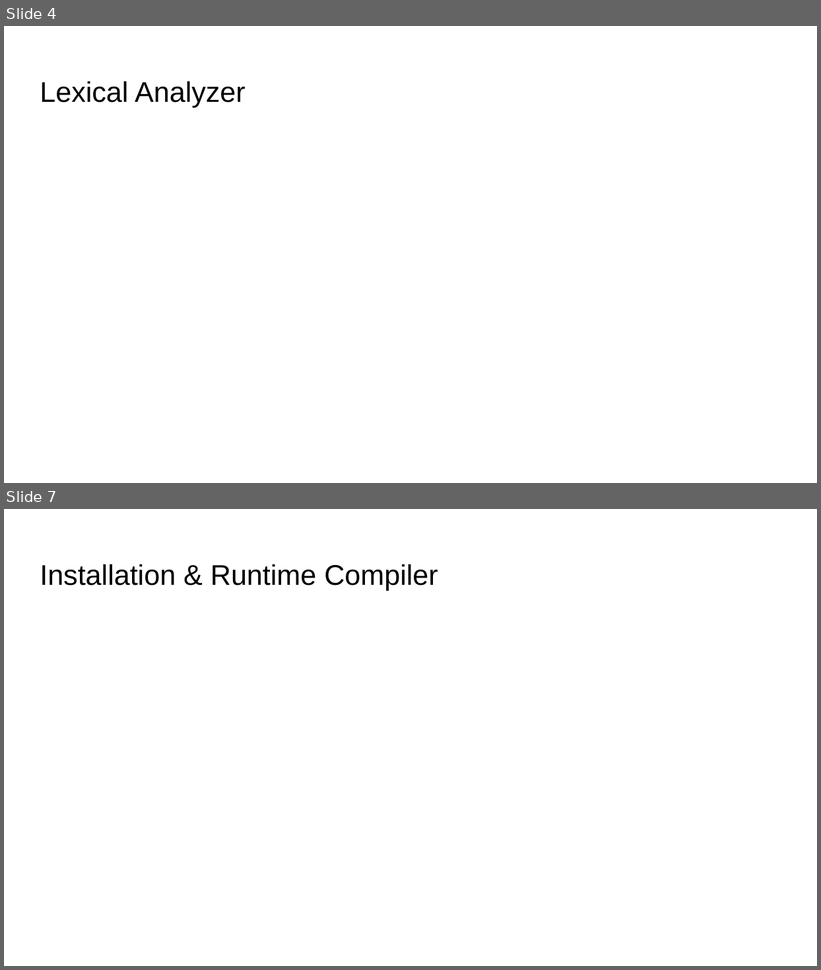
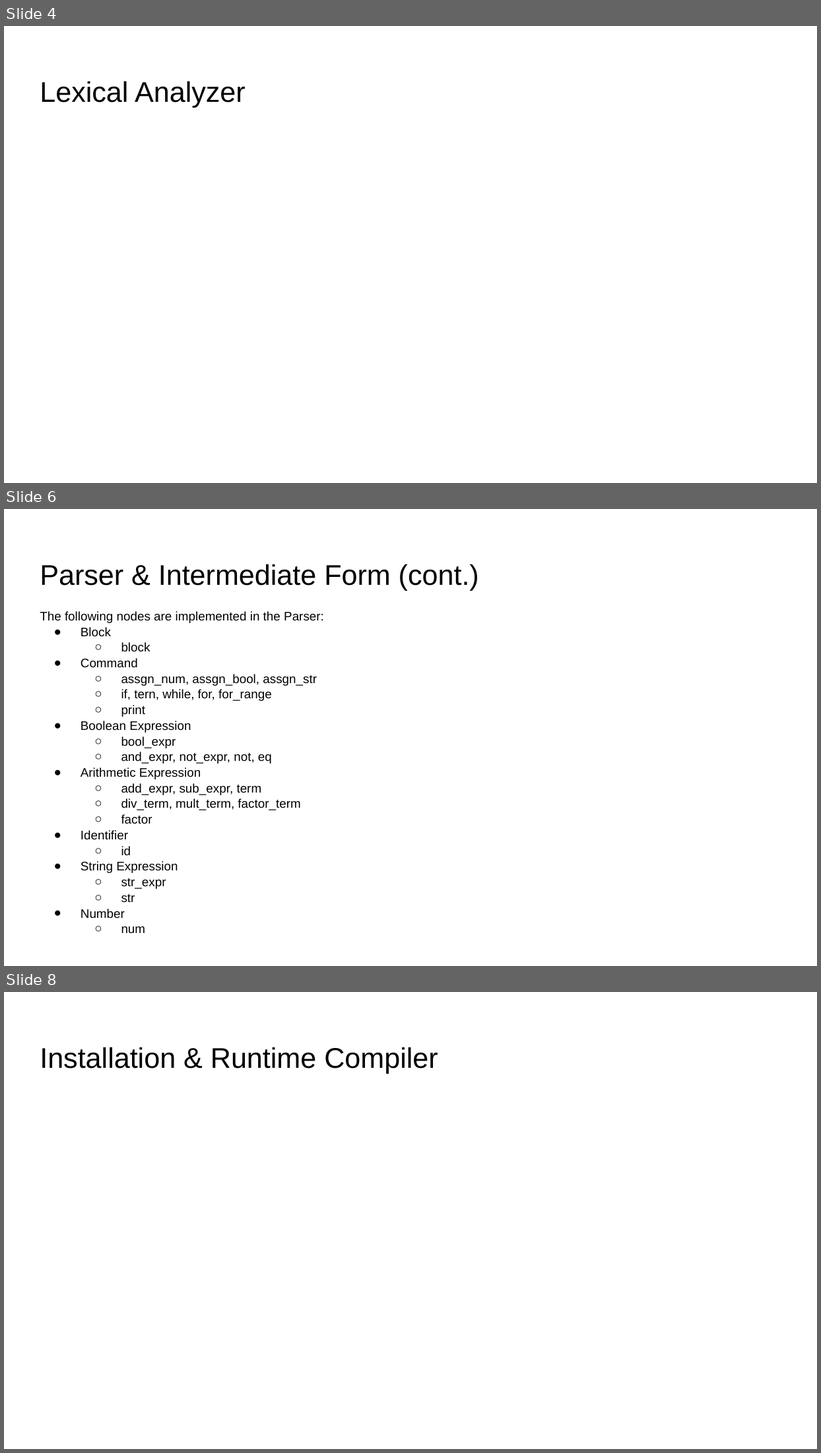
Before and after one commit to viraj091/SER502-ScriptShark-Team13, a slide deck: doc/Documentation.pptx. Shown one above the other, each under a label of ours: slides 4 and 7 before the commit, slides 4, 6 and 8 after it; the slides between them are not shown. The pictures are 821x970 and 821x1453 pixels, drawn with LibreOffice and Linux fonts; fonts in the diff are those of the drawing. Boxes give left, top, right and bottom in pixels: in the first picture for what was removed or moved away, otherwise in the second. Text is boxed around its words. In the diff, an @@ line names an element or a change of style, - is before the commit and + after.

Commit message:
Updated Documentation & Contributions
Completed documentation for Grammar, Parser, Interpreter

```diff
--- a/doc/Documentation.pptx
+++ b/doc/Documentation.pptx
@@ slide 6 added at (4,509,817,966), background #FFFFFF @@
@@ title added at (40,564,479,590), 25.2 pt, text #000000 @@
+Parser & Intermediate Form (cont.)
@@ text added at (40,611,324,933), 11 pt, text #000000 @@
+The following nodes are implemented in the Parser:
+● Block
+  ○ block
+● Command
+  ○ assgn_num, assgn_bool, assgn_str
+  ○ if, tern, while, for, for_range
+  ○ print
+● Boolean Expression
+  ○ bool_expr
+  ○ and_expr, not_expr, not, eq
+● Arithmetic Expression
+  ○ add_expr, sub_expr, term
+  ○ div_term, mult_term, factor_term
+  ○ factor
+● Identifier
+  ○ id
+● String Expression
+  ○ str_expr
+  ○ str
+● Number
+  ○ num
@@ what was slide 7 is now slide 8 @@
```
Also in this commit, not shown: 3 other slides added, 3 slides removed, 1 other file.
